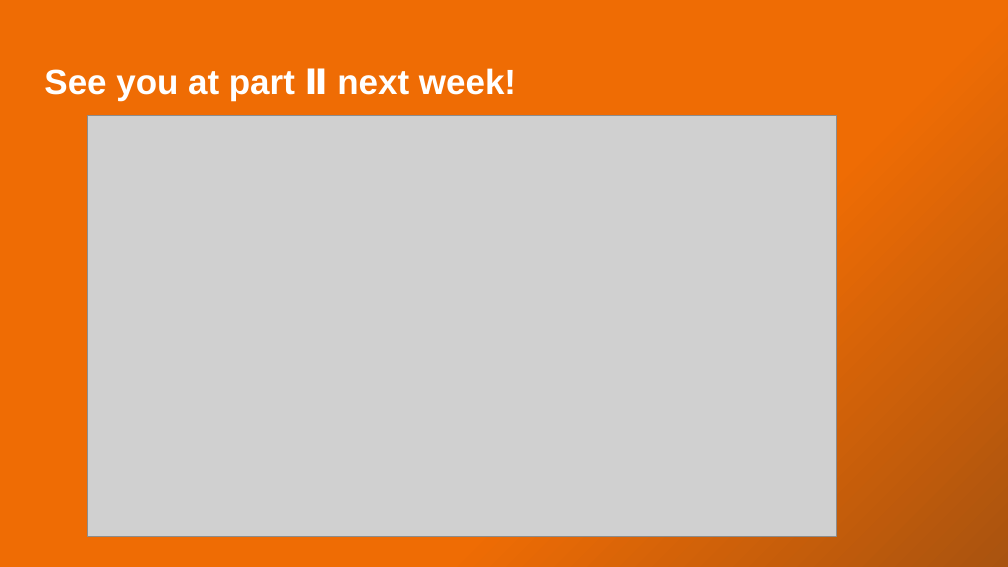
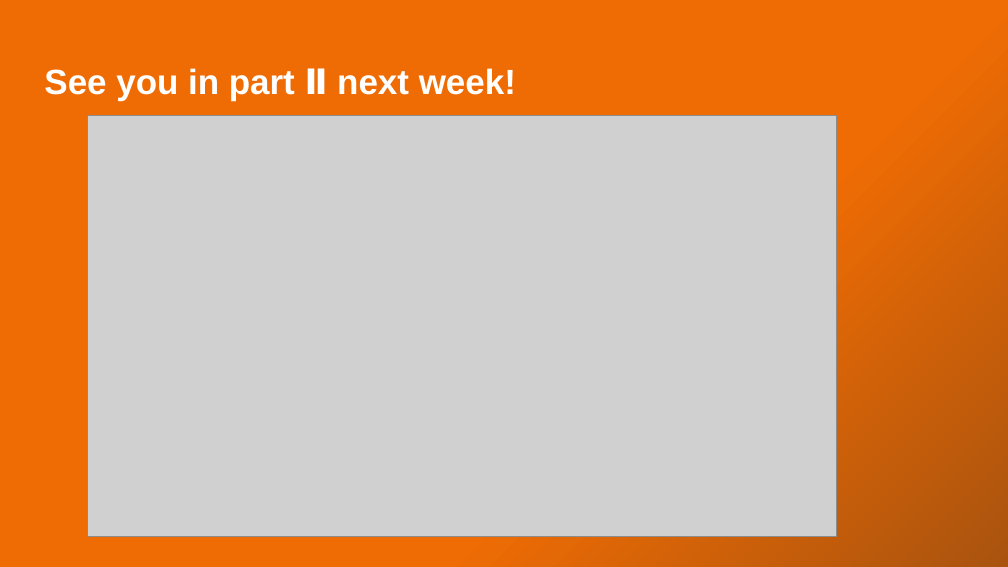
Before and after one commit to xkondix/ai-agents-JAVA-SPRING, a slide deck: slide 46 of presentations/The Agent Is a Loop .pptx (slide 45 before the commit). Drawn at 1008x567 pixels with LibreOffice and Linux fonts; fonts in the diff are those of the drawing; grey boxes stand for pictures. Boxes give left, top, right and bottom in pixels: in the first picture for what was removed or moved away, otherwise in the second. Text is boxed around its words. In the diff, an @@ line names an element or a change of style, - is before the commit and + after.

```diff
--- a/presentations/The Agent Is a Loop .pptx
+++ b/presentations/The Agent Is a Loop .pptx
@@ title at <box>44,68,516,100</box>: text changed @@
-See you at part Ⅱ next week!
+See you in part Ⅱ next week!
```
Also in this commit, not shown: 16 other slides changed, 2 slides added, 1 slide removed, 26 other files.
